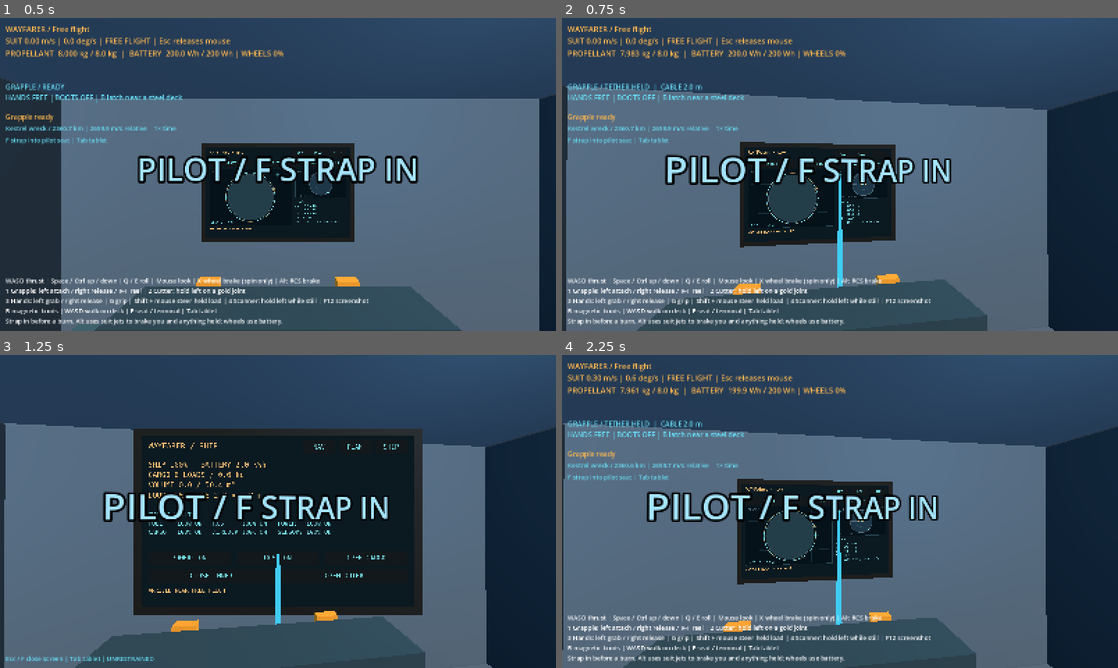
Above: before the commit, frames 1-4 (two rows, left to right).
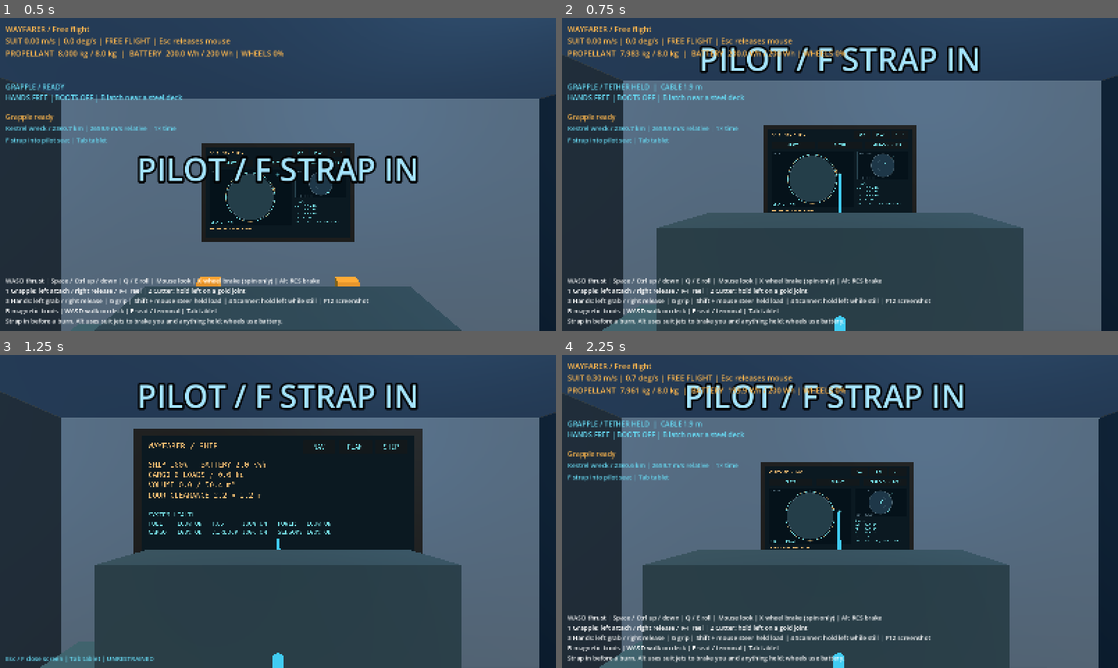
Above: after the commit, the same moments.

Repository: Conrad-N/Wayfarer
Game: Godot game, scene res://scenes/main.tscn
The game is run twice, just before and just after one commit, with the same random seed, the same clock (stepped at 60 frames per second) and the same inputs.
Inputs (mouse positions are in pixels of both pictures, inside the frame that each line leads up to):
- Up to frame 1 (0.5 s): no input
- Up to frame 2 (0.75 s): tap Enter at 0.5 s; move the mouse to (867, 174) at 0.52 s; hold W (move_forward) from 0.53 s (still down); hold F (interact) from 0.53 s (still down); click (867, 174) at 0.67 s
- Up to frame 3 (1.25 s): keep holding W (move_forward); keep holding F (interact); tap Tab (tablet) at 0.8 s
- Up to frame 4 (2.25 s): release W (move_forward) at 1.25 s; release F (interact) at 1.25 s; tap Space (move_up) at 1.25 s; drag from (728, 527) to (812, 574) at 1.27 s; tap Enter at 2 s; move the mouse to (895, 442) at 2.02 s; hold D (move_right) from 2.03 s (still down); hold Tab (tablet) from 2.03 s (still down); tap R (grapple_reel_in) at 2.1 s; click (895, 442) at 2.17 s

Frame 1 is identical in both runs. In frame 2, 47% of the frame differs, in the area x 0-100%, y 8-100%; in frame 3, 42%; in frame 4, 47%, in the area x 0-100%, y 6-100%.

Commit message:
ship: snap pilot into the forward-facing seated pose
Verified all 2665 checks, clean headless main boot, and actual F-key seating from an offset tilted pose in a fullscreen game window. Confirmed centred head look, seated eye height, NAV access, dynamic harness behavior and restored EVA view on release.

Diff:
--- a/godot/scripts/ship/ship_interaction.gd
+++ b/godot/scripts/ship/ship_interaction.gd
@@ -8,6 +8,7 @@
 var active_screen: WorldScreen
 var hint: String = "Tab tablet | F use terminal"
 var _camera: Camera3D
+var _standing_camera_position: Vector3
 var _seat_restraint: PhysicalGrip
 
 
@@ -48,17 +49,24 @@
 	tablet.visible = true
 
 
-## Strap into the physical seat only from its immediate, slow approach space.
+## Snap a nearby, slow pilot into the forward-facing seated pose and fasten the harness.
 func strap_in() -> bool:
 	if is_seated() or not is_instance_valid(ship):
 		return false
 	var seat_position: Vector3 = ship.to_global(PlayerShip.SEAT_POSITION)
 	var carrier_velocity: Vector3 = ship.linear_velocity + ship.angular_velocity.cross(player.global_position - ship.to_global(ship.center_of_mass))
-	if player.global_position.distance_to(seat_position) > 0.85 or (player.linear_velocity - carrier_velocity).length() > 0.5:
-		hint = "Move into the pilot seat and match its motion before strapping in"
-		return false
+	if player.global_position.distance_to(seat_position) > 1.5 or (player.linear_velocity - carrier_velocity).length() > 0.5:
+		hint = "Approach the pilot seat and slow down before strapping in"
+		return false
+	# The requested seating shortcut changes pose once; the live harness owns motion afterward.
+	var approach_pose: Transform3D = player.global_transform
+	player.global_transform = ship.global_transform * Transform3D(Basis(Vector3.UP, PI / 2.0), PlayerShip.SEAT_POSITION)
 	if not _seat_restraint.grab_body(ship, seat_position):
-		return false
+		player.global_transform = approach_pose
+		return false
+	_standing_camera_position = _camera.position
+	_camera.position = Vector3(0, 0.35, 0)
+	player.centre_head()
 	for child_name: String in ["PhysicalGrip", "MagneticBoots"]:
 		var attachment: Node = player.get_node_or_null(child_name)
 		if attachment != null and attachment.has_method("release"):
@@ -78,6 +86,8 @@
 
 ## Unbuckle without changing the actual momentum solved by the seat constraint.
 func unstrap() -> void:
+	if is_seated():
+		_camera.position = _standing_camera_position
 	if is_instance_valid(_seat_restraint):
 		_seat_restraint.release()
 	if is_instance_valid(player):
--- a/godot/scripts/world/player.gd
+++ b/godot/scripts/world/player.gd
@@ -169,6 +169,16 @@
 	_gaze_world = -camera.global_basis.z
 	if requested_look and body_follow_enabled and head_angles_rad.length() > BODY_FOLLOW_THRESHOLD_RAD and not freeze and not _braking and not _wheel_braking:
 		_body_follow = true
+
+
+## Centre the view after an explicit seated-pose transition, clearing pending steering.
+func centre_head() -> void:
+	head_angles_rad = Vector2.ZERO
+	_pending_look = Vector2.ZERO
+	_body_follow = false
+	var camera: Camera3D = $Camera3D
+	camera.basis = Basis.IDENTITY
+	_gaze_world = -camera.global_basis.z
 
 
 ## Supply local right/up/back thrust and signed roll; diagonals share one thrust budget.
--- a/godot/tests/test_ship_interaction.gd
+++ b/godot/tests/test_ship_interaction.gd
@@ -48,7 +48,7 @@
 
 
 ## The harness cannot capture a distant pilot or stop an unsafe approach for free.
-func test_seat_requires_near_slow_approach_without_snapping_pose() -> void:
+func test_seat_requires_near_slow_approach_and_snaps_to_forward_pose() -> void:
 	var fixture: Dictionary = _fixture()
 	var player: Player = fixture.player
 	var interaction: ShipInteraction = fixture.interaction
@@ -58,13 +58,24 @@
 	player.linear_velocity = Vector3.RIGHT
 	check(not interaction.strap_in(), "fast approach rejected")
 	player.linear_velocity = Vector3.ZERO
-	var pose: Transform3D = player.global_transform
-	check(interaction.strap_in(), "near still pilot straps in")
+	player.position += Vector3(0.5, 0.15, 0.1)
+	player.basis = Basis(Vector3.FORWARD, 1.2) * Basis(Vector3.UP, -0.7)
+	player.head_angles_rad = Vector2(0.8, -0.4)
+	player.queue_mouse_look(Vector2(100, 100))
+	var camera: Camera3D = player.get_node("Camera3D") as Camera3D
+	var standing_position: Vector3 = camera.position
+	check(interaction.strap_in(), "near still pilot straps in from an offset tilted approach")
 	check(interaction.is_seated() and bool(player.get_meta("seated", false)), "restraint published")
 	check(not player.freeze, "seat is a physical constraint, not a frozen suit")
-	check(player.global_transform.is_equal_approx(pose), "engagement does not teleport pilot")
+	check(player.transform.is_equal_approx(Transform3D(Basis(Vector3.UP, PI / 2.0), PlayerShip.SEAT_POSITION)), "engagement snaps into the forward-facing seat pose")
+	check_eq(player.head_angles_rad, Vector2.ZERO, "engagement centres free head look")
+	check_near(camera.position.y, 0.35, 0.0001, "seated eye height faces centre of NAV")
+	await _frames(4)
+	check(player.head_angles_rad.length() < 0.001, "queued approach mouse movement cannot undo seated view")
+	check(interaction.is_seated(), "new seated pose remains physically restrained")
 	interaction.unstrap()
 	check(not interaction.is_seated() and not bool(player.get_meta("seated", true)), "release clears restraint")
+	check(camera.position.is_equal_approx(standing_position), "unstrap restores normal EVA eye height")
 	(fixture.root as Node).free()
 
 
Not shown, changed: README.md
Not shown, changed: docs/07-interfaces.md
Not shown, changed: docs/DECISIONS.md
